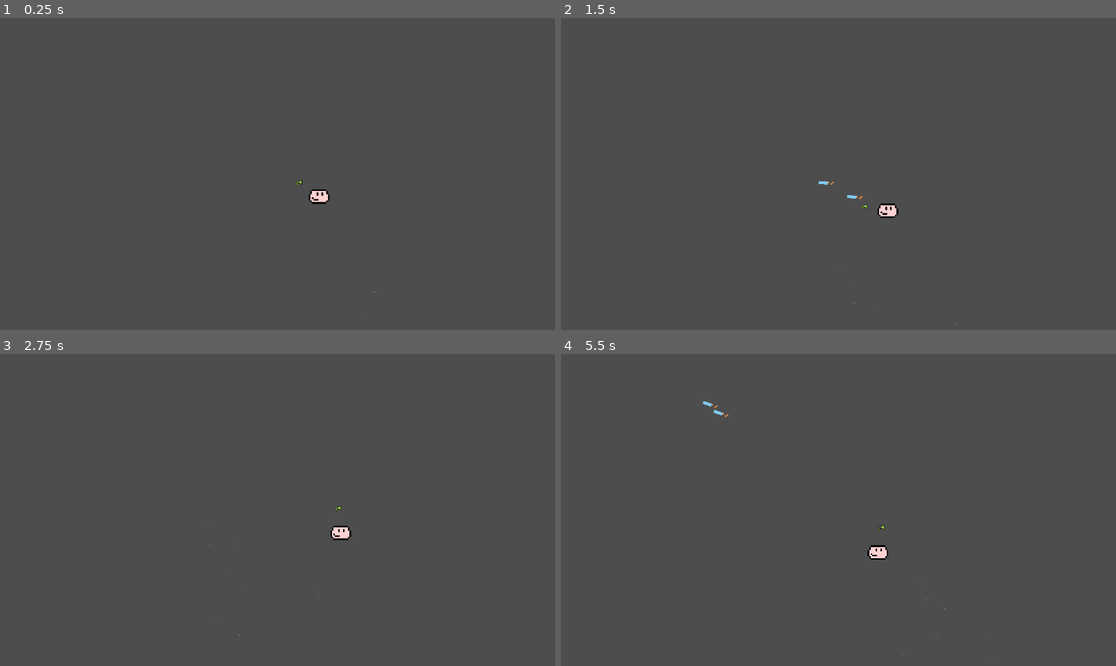
Above: before the commit, frames 1-4 (two rows, left to right).
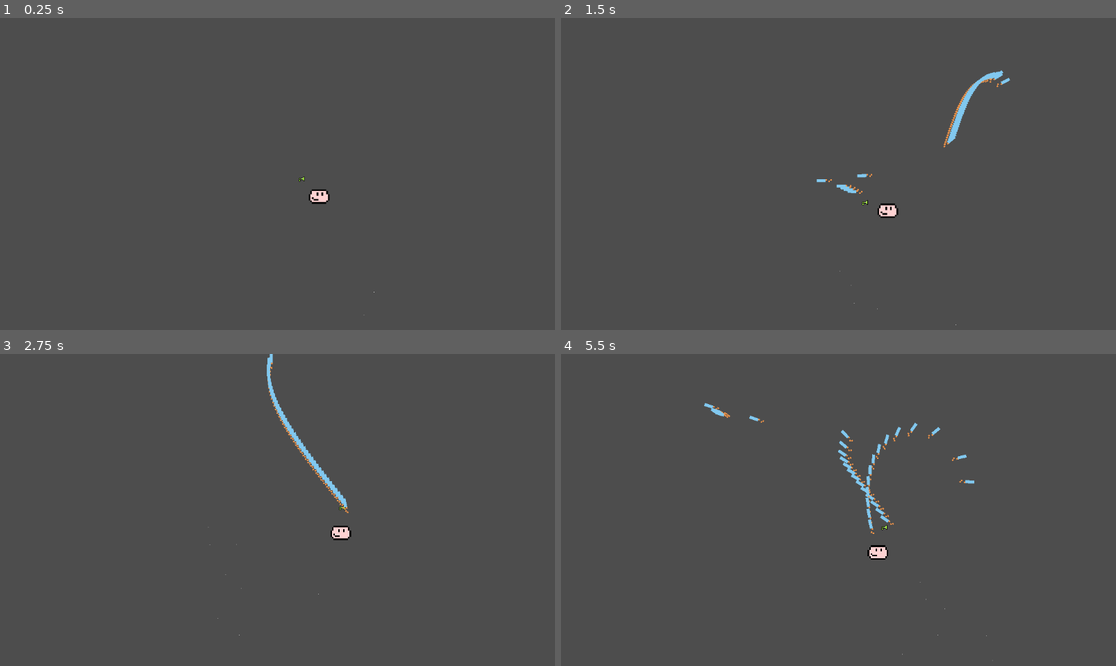
Above: after the commit, the same moments.

Repository: S0nter/azamnoyer
Game: Godot game, scene res://scenes/Main.tscn
Same seed, same stepped clock (60 frames per second), same inputs: the game is played once before the commit and once after it. Before the commit the project starts from res://Main.tscn.
Inputs (mouse positions are in pixels of both pictures, inside the frame that each line leads up to):
- Up to frame 1 (0.25 s): no input
- Up to frame 2 (1.5 s): move the mouse to (960, 158) at 0.52 s; hold D (right) 0.53-1.28 s; hold Space (shoot) 0.53-1.28 s; move the mouse to (727, 189) at 1.27 s; hold S (down) from 1.28 s (still down); tap Space (shoot) at 1.35 s
- Up to frame 3 (2.75 s): move the mouse to (333, 441) at 2.02 s; release S (down) at 2.03 s; hold D (right) from 2.03 s (still down); hold Space (shoot) from 2.03 s (still down)
- Up to frame 4 (5.5 s): move the mouse to (810, 572) at 2.77 s; release D (right) at 2.78 s; release Space (shoot) at 2.78 s; hold W (up) 2.78-3.53 s; tap Space (shoot) at 2.85, 4.35 s; move the mouse to (1005, 556) at 3.52 s; hold Space (shoot) 3.53-4.28 s; hold A (left) 3.53-5.03 s; move the mouse to (672, 463) at 4.27 s; move the mouse to (866, 510) at 5.02 s; hold S (down) from 5.03 s (still down); hold Space (shoot) from 5.03 s (still down)

The runs differ from the first frame. In frame 1, less than 0.1% of the frame differs, in the area x 53-55%, y 50-54%; in frame 2, 0.6%; in frame 3, 0.6%; in frame 4, 0.7%, in the area x 25-75%, y 15-58%.

Commit message:
Organize files
Shooting now has an interesting bug

Diff:
--- a/default_env.tres
+++ /dev/null
@@ -1,7 +0,0 @@
-[gd_resource type="Environment" load_steps=2 format=2]
-
-[sub_resource type="ProceduralSky" id=1]
-
-[resource]
-background_mode = 2
-background_sky = SubResource( 1 )
--- a/project.godot
+++ b/project.godot
@@ -11,13 +11,9 @@
 [application]
 
 config/name="Topdown Roguelike"
-run/main_scene="res://Main.tscn"
+run/main_scene="res://scenes/Main.tscn"
 config/features=PackedStringArray("4.2")
 config/icon="res://icon.png"
-
-[display]
-
-window/size/mode=3
 
 [importer_defaults]
 
--- a/Main.tscn
+++ b/scenes/Main.tscn
@@ -1,8 +1,8 @@
 [gd_scene load_steps=4 format=3 uid="uid://d380qow6e4h8c"]
 
-[ext_resource type="PackedScene" uid="uid://bfi3ftfw1xspy" path="res://Player.tscn" id="1"]
-[ext_resource type="Texture2D" uid="uid://bgu0hhrknrnmu" path="res://arrow_ui.png" id="2_ue35m"]
-[ext_resource type="Texture2D" uid="uid://cum12osav6u0k" path="res://arrow_ui_pressed.png" id="3_htp88"]
+[ext_resource type="Texture2D" uid="uid://bgu0hhrknrnmu" path="res://assets/arrow_ui.png" id="1_ui35r"]
+[ext_resource type="Texture2D" uid="uid://cum12osav6u0k" path="res://assets/arrow_ui_pressed.png" id="2_xn0a4"]
+[ext_resource type="PackedScene" uid="uid://bfi3ftfw1xspy" path="res://scenes/Player.tscn" id="3_o3mnl"]
 
 [node name="Main" type="Node2D"]
 
@@ -27,8 +27,8 @@
 position = Vector2(116, 74)
 rotation = 1.57079
 scale = Vector2(10, 10)
-texture_normal = ExtResource("2_ue35m")
-texture_pressed = ExtResource("3_htp88")
+texture_normal = ExtResource("1_ui35r")
+texture_pressed = ExtResource("2_xn0a4")
 action = "right"
 visibility_mode = 1
 
@@ -37,8 +37,8 @@
 position = Vector2(-286, 199)
 rotation = -1.57079
 scale = Vector2(10, 10)
-texture_normal = ExtResource("2_ue35m")
-texture_pressed = ExtResource("3_htp88")
+texture_normal = ExtResource("1_ui35r")
+texture_pressed = ExtResource("2_xn0a4")
 action = "left"
 visibility_mode = 1
 
@@ -47,8 +47,8 @@
 position = Vector2(-21, 202)
 rotation = 3.14159
 scale = Vector2(10, 10)
-texture_normal = ExtResource("2_ue35m")
-texture_pressed = ExtResource("3_htp88")
+texture_normal = ExtResource("1_ui35r")
+texture_pressed = ExtResource("2_xn0a4")
 action = "down"
 visibility_mode = 1
 
@@ -56,12 +56,12 @@
 texture_filter = 1
 position = Vector2(-150, -63)
 scale = Vector2(10, 10)
-texture_normal = ExtResource("2_ue35m")
-texture_pressed = ExtResource("3_htp88")
+texture_normal = ExtResource("1_ui35r")
+texture_pressed = ExtResource("2_xn0a4")
 action = "up"
 visibility_mode = 1
 
-[node name="Player" parent="." instance=ExtResource("1")]
+[node name="Player" parent="." instance=ExtResource("3_o3mnl")]
 
 [node name="Camera2D" type="Camera2D" parent="Player"]
 position = Vector2(-88, -45)
@@ -88,8 +88,8 @@
 position = Vector2(-133, 297)
 rotation = 1.57079
 scale = Vector2(10, 10)
-texture_normal = ExtResource("2_ue35m")
-texture_pressed = ExtResource("3_htp88")
+texture_normal = ExtResource("1_ui35r")
+texture_pressed = ExtResource("2_xn0a4")
 action = "right"
 visibility_mode = 1
 
@@ -98,8 +98,8 @@
 position = Vector2(-535, 422)
 rotation = -1.57079
 scale = Vector2(10, 10)
-texture_normal = ExtResource("2_ue35m")
-texture_pressed = ExtResource("3_htp88")
+texture_normal = ExtResource("1_ui35r")
+texture_pressed = ExtResource("2_xn0a4")
 action = "left"
 visibility_mode = 1
 
@@ -108,8 +108,8 @@
 position = Vector2(-270, 425)
 rotation = 3.14159
 scale = Vector2(10, 10)
-texture_normal = ExtResource("2_ue35m")
-texture_pressed = ExtResource("3_htp88")
+texture_normal = ExtResource("1_ui35r")
+texture_pressed = ExtResource("2_xn0a4")
 action = "down"
 visibility_mode = 1
 
@@ -117,7 +117,7 @@
 texture_filter = 1
 position = Vector2(-399, 160)
 scale = Vector2(10, 10)
-texture_normal = ExtResource("2_ue35m")
-texture_pressed = ExtResource("3_htp88")
+texture_normal = ExtResource("1_ui35r")
+texture_pressed = ExtResource("2_xn0a4")
 action = "up"
 visibility_mode = 1
--- a/Player.tscn
+++ b/scenes/Player.tscn
@@ -1,9 +1,9 @@
 [gd_scene load_steps=6 format=3 uid="uid://bfi3ftfw1xspy"]
 
-[ext_resource type="Script" path="res://Player.gd" id="2"]
+[ext_resource type="Script" path="res://scripts/Player.gd" id="2"]
 [ext_resource type="Texture2D" uid="uid://bw6ed1djeeyiq" path="res://assets/player.png" id="2_c6r6q"]
 [ext_resource type="Texture2D" uid="uid://y5x0vgudjo05" path="res://assets/gun.png" id="3_frg5m"]
-[ext_resource type="Script" path="res://Gun.gd" id="4_50ywi"]
+[ext_resource type="Script" path="res://scripts/Gun.gd" id="4_50ywi"]
 
 [sub_resource type="RectangleShape2D" id="1"]
 size = Vector2(48, 48)
--- a/ui.tscn
+++ b/scenes/ui.tscn
@@ -1,7 +1,7 @@
 [gd_scene load_steps=3 format=3 uid="uid://lh4mt8f7xqlh"]
 
-[ext_resource type="Texture2D" uid="uid://bgu0hhrknrnmu" path="res://arrow_ui.png" id="1_ownvc"]
-[ext_resource type="Texture2D" uid="uid://cum12osav6u0k" path="res://arrow_ui_pressed.png" id="2_s1ctc"]
+[ext_resource type="Texture2D" uid="uid://bgu0hhrknrnmu" path="res://assets/arrow_ui.png" id="1_ownvc"]
+[ext_resource type="Texture2D" uid="uid://slf3rgpjp5kh" path="res://assets/arrow_ui_pressed.png" id="2_s1ctc"]
 
 [node name="Control" type="Control"]
 layout_direction = 2
--- a/Gun.gd
+++ b/scripts/Gun.gd
@@ -2,7 +2,6 @@
 
 @onready var player: CharacterBody2D = $"../../Player"
 
-var offset_of_player = Vector2(50, 0)
 
 # Called when the node enters the scene tree for the first time.
 func _ready():
@@ -13,8 +12,8 @@
 	#look_at(get_global_mouse_position())
 
 	# FIXME: we should rotate around player and look at mouse
+	const offset_of_player = Vector2(50, 10)
 	global_transform = player.global_transform * Transform2D().translated(offset_of_player.rotated(get_angle_to(get_global_mouse_position())))
-
 
 ## Called every frame. 'delta' is the elapsed time since the previous frame.
 #func _process(delta):
--- a/Player.gd
+++ b/scripts/Player.gd
@@ -1,7 +1,7 @@
 extends CharacterBody2D
 
 
-var Bullet = preload("res://bullet.tscn")
+var Bullet = preload("res://scenes/bullet.tscn")
 @export var speed = 250
 
 @onready var end_of_gun = $"Gun/Muzzle"
@@ -22,6 +22,8 @@
 		movement_direction.x = -1
 	if Input.is_action_pressed("right"):
 		movement_direction.x = 1
+	if Input.is_action_pressed("shoot"):
+		shoot()
 
 	movement_direction = movement_direction.normalized()
 	velocity = movement_direction * speed
@@ -29,9 +31,8 @@
 
 	#look_at(get_global_mouse_position())
 
-func _unhandled_input(event: InputEvent) -> void:
-	if event.is_action_released("shoot"):
-		shoot()
+#func _unhandled_input(event: InputEvent) -> void:
+
 
 
 func shoot():
Binary file removed: arrow_ui.png
Not shown, removed: arrow_ui.png.import
Binary file removed: arrow_ui_pressed.png
Not shown, removed: arrow_ui_pressed.png.import
Not shown, changed: assets/arrow_ui.png.import
Not shown, changed: assets/arrow_ui_pressed.png.import
Renamed: bullet.tscn -> scenes/bullet.tscn
Renamed: bullet.gd -> scripts/bullet.gd
